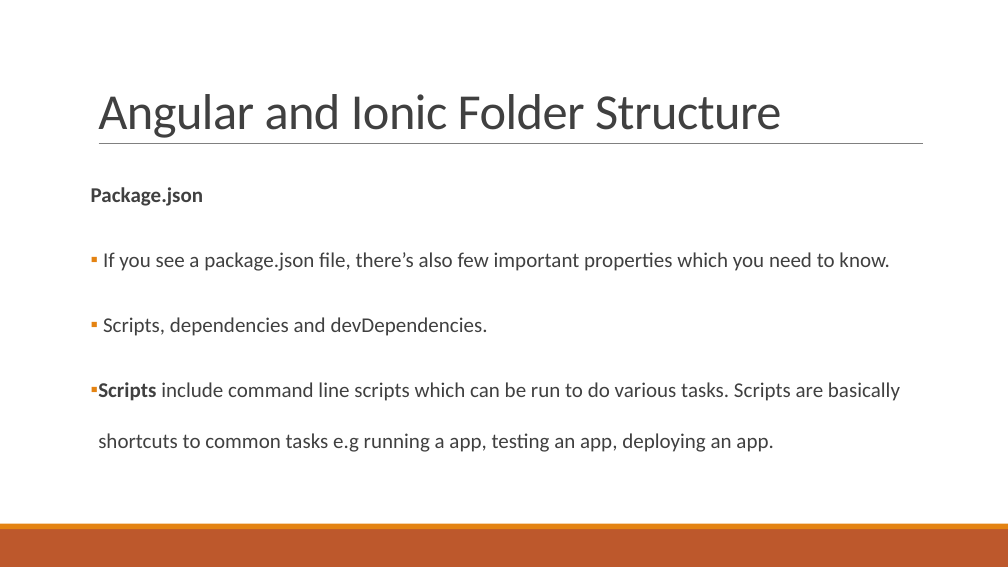
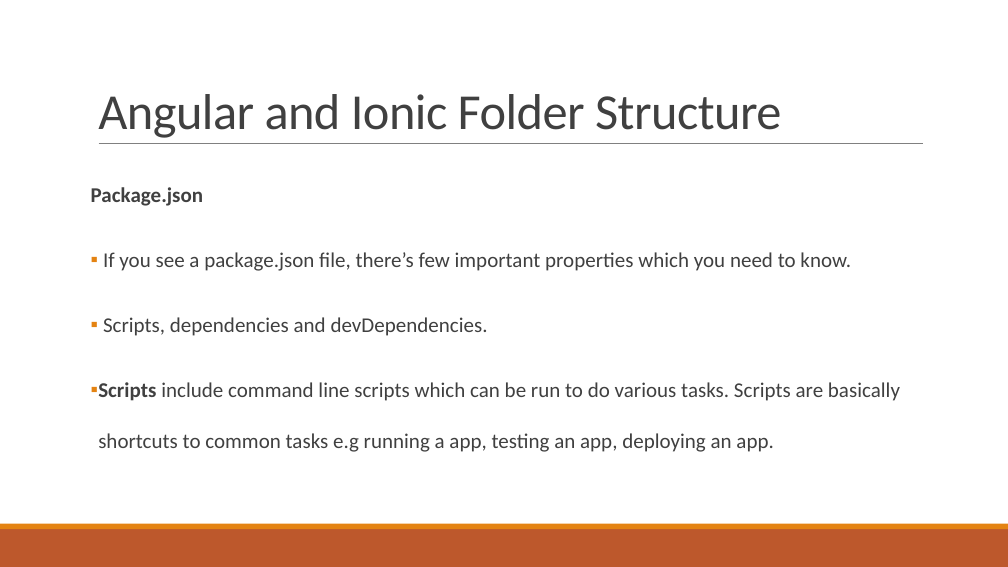
Before and after one commit to alamgirqazi/mobile-application-development-course, a slide deck: slide 5 of lecture 4/Lecture 4 - Mobile Application Development.pptx. Drawn at 1008x567 pixels with LibreOffice and Linux fonts; fonts in the diff are those of the drawing. Boxes give left, top, right and bottom in pixels: in the first picture for what was removed or moved away, otherwise in the second. Text is boxed around its words. In the diff, an @@ line names an element or a change of style, - is before the commit and + after.

```diff
--- a/lecture 4/Lecture 4 - Mobile Application Development.pptx
+++ b/lecture 4/Lecture 4 - Mobile Application Development.pptx
@@ text at <box>103,252,851,271</box>: text changed @@
-▪ If you see a package.json file, there’s also few important properties which you need to know.
+▪ If you see a package.json file, there’s few important properties which you need to know.
```
Also in this commit, not shown: 1 other file.
